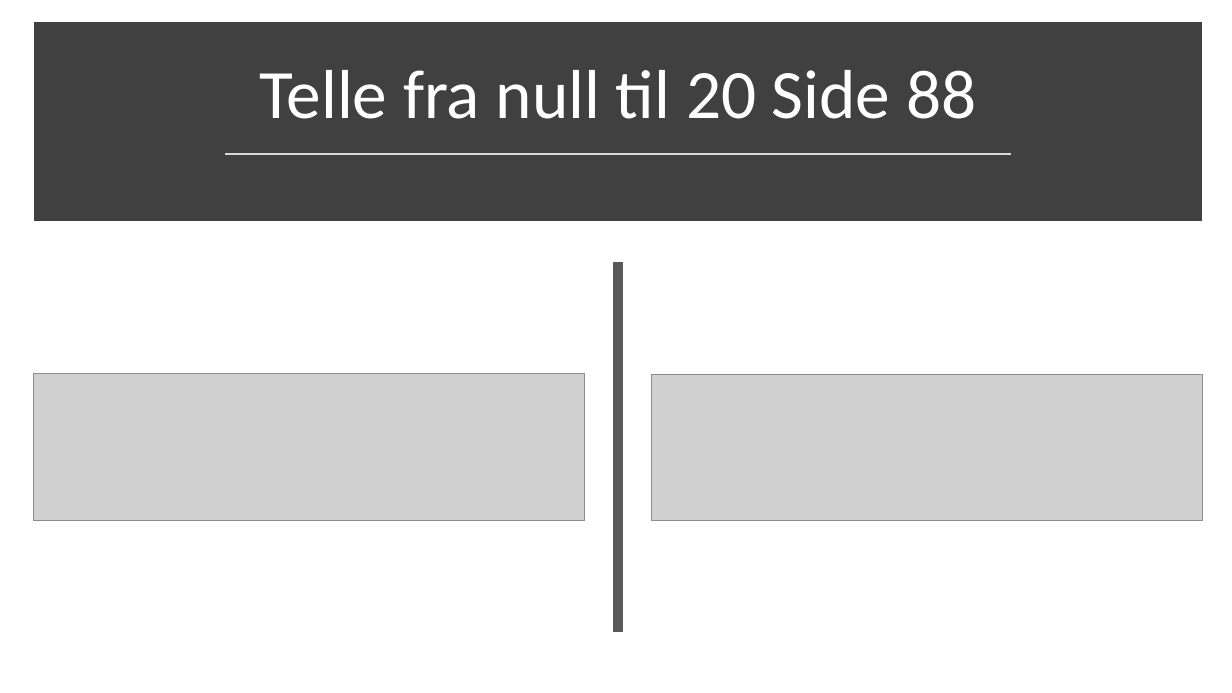
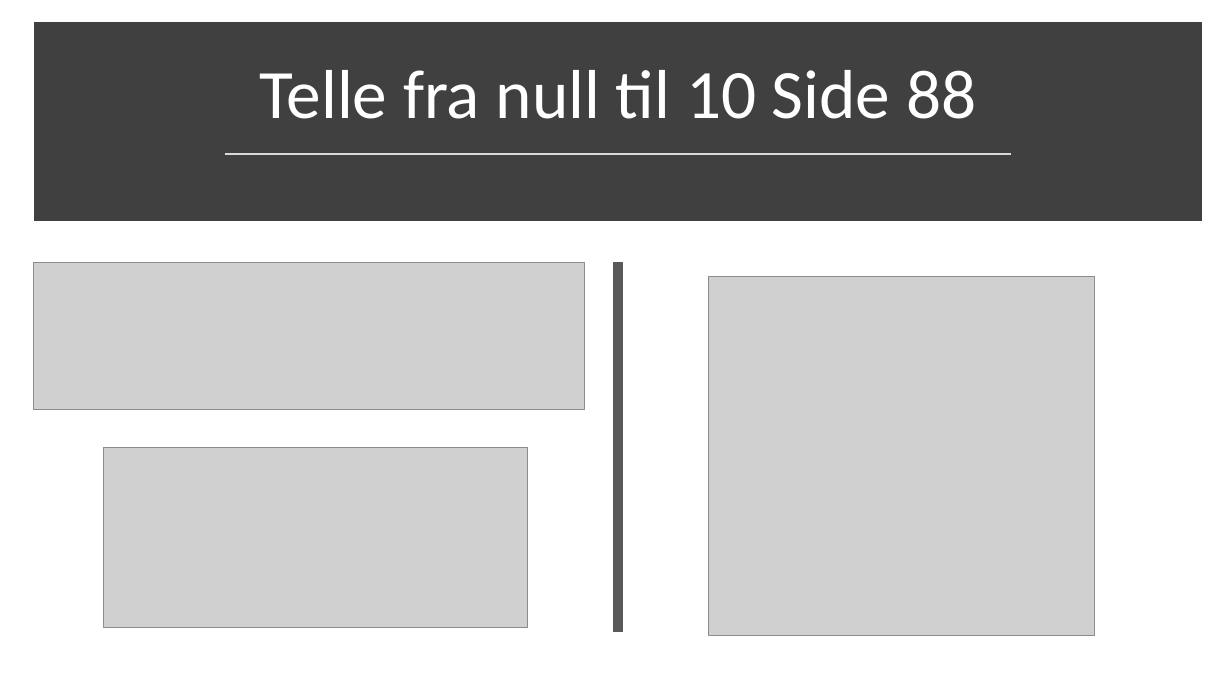
Before and after one commit to AizanM/IT2, a slide deck: slide 3 of Uke 37/Uke37.pptx. Drawn at 1232x693 pixels with LibreOffice and Linux fonts; fonts in the diff are those of the drawing; grey boxes stand for pictures. Boxes give left, top, right and bottom in pixels: in the first picture for what was removed or moved away, otherwise in the second. Text is boxed around its words. In the diff, an @@ line names an element or a change of style, - is before the commit and + after.

```diff
--- a/Uke 37/Uke37.pptx
+++ b/Uke 37/Uke37.pptx
@@ title at [259, 70, 976, 119]: text changed @@
-Telle fra null til 20 Side 88
+Telle fra null til 10 Side 88
@@ picture: place and size @@
-picture at [33, 373, 585, 521]
+picture at [33, 262, 585, 410]
@@ picture added at [709, 276, 1095, 636] @@
@@ picture removed at [652, 374, 1203, 520] @@
@@ picture added at [104, 447, 528, 628] @@
```
Also in this commit, not shown: 3 other slides changed, 5 other files.
